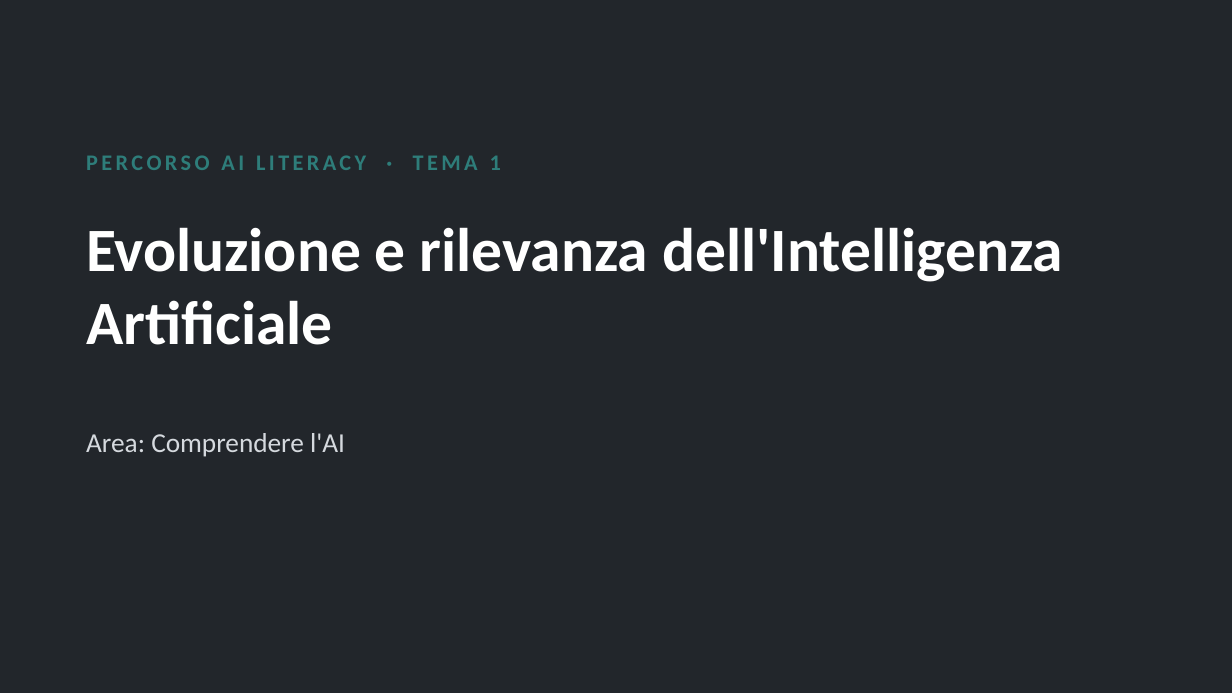
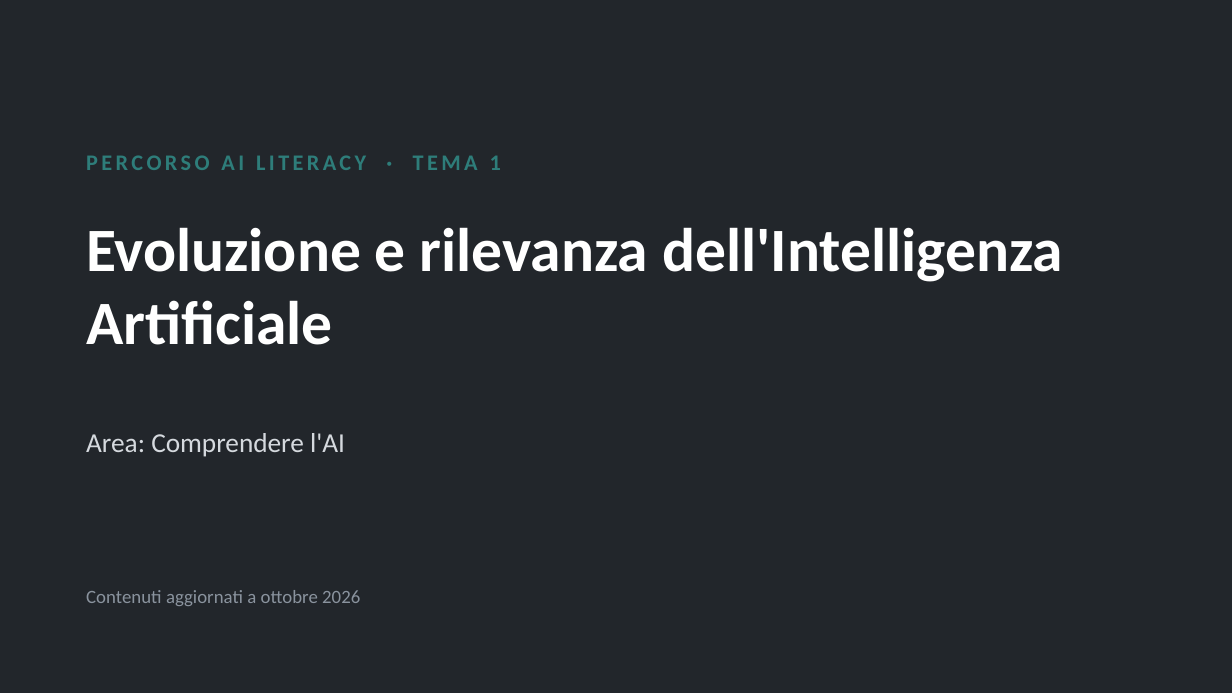
Before and after one commit to NetAi-IT/Formazione-AI-Literacy-Official, a slide deck: slide 1 of Base/Tema1_Evoluzione_e_rilevanza_AI.pptx. Drawn at 1232x693 pixels with LibreOffice and Linux fonts; fonts in the diff are those of the drawing. Boxes give left, top, right and bottom in pixels: in the first picture for what was removed or moved away, otherwise in the second. Text is boxed around its words. In the diff, an @@ line names an element or a change of style, - is before the commit and + after.

```diff
--- a/Base/Tema1_Evoluzione_e_rilevanza_AI.pptx
+++ b/Base/Tema1_Evoluzione_e_rilevanza_AI.pptx
@@ text added at [86, 590, 360, 606], 11 pt, text #8A939E @@
+Contenuti aggiornati a ottobre 2026
```
Also in this commit, not shown: 11 other slides changed, 4 slides added, 9 other files.
